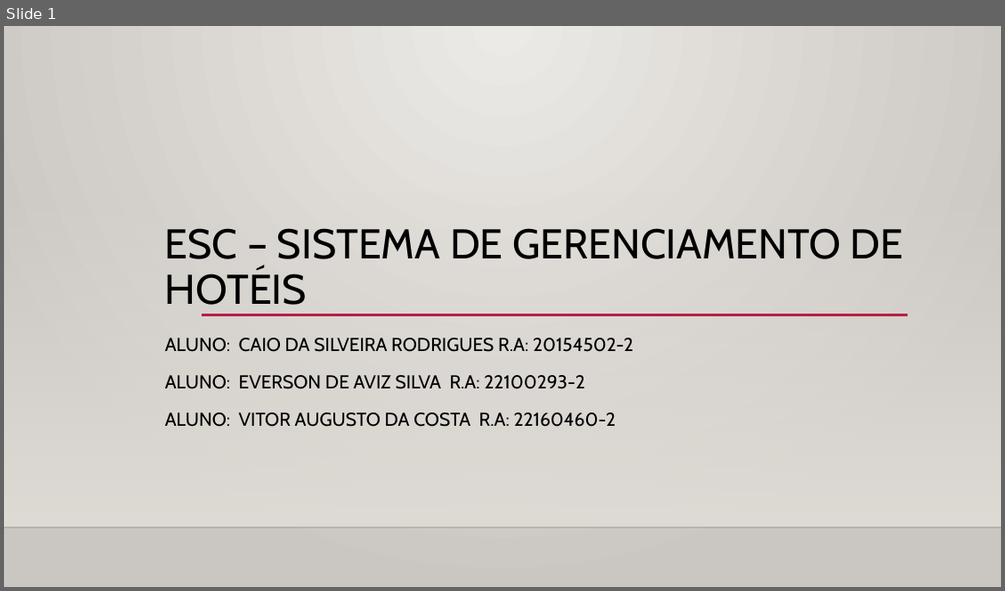
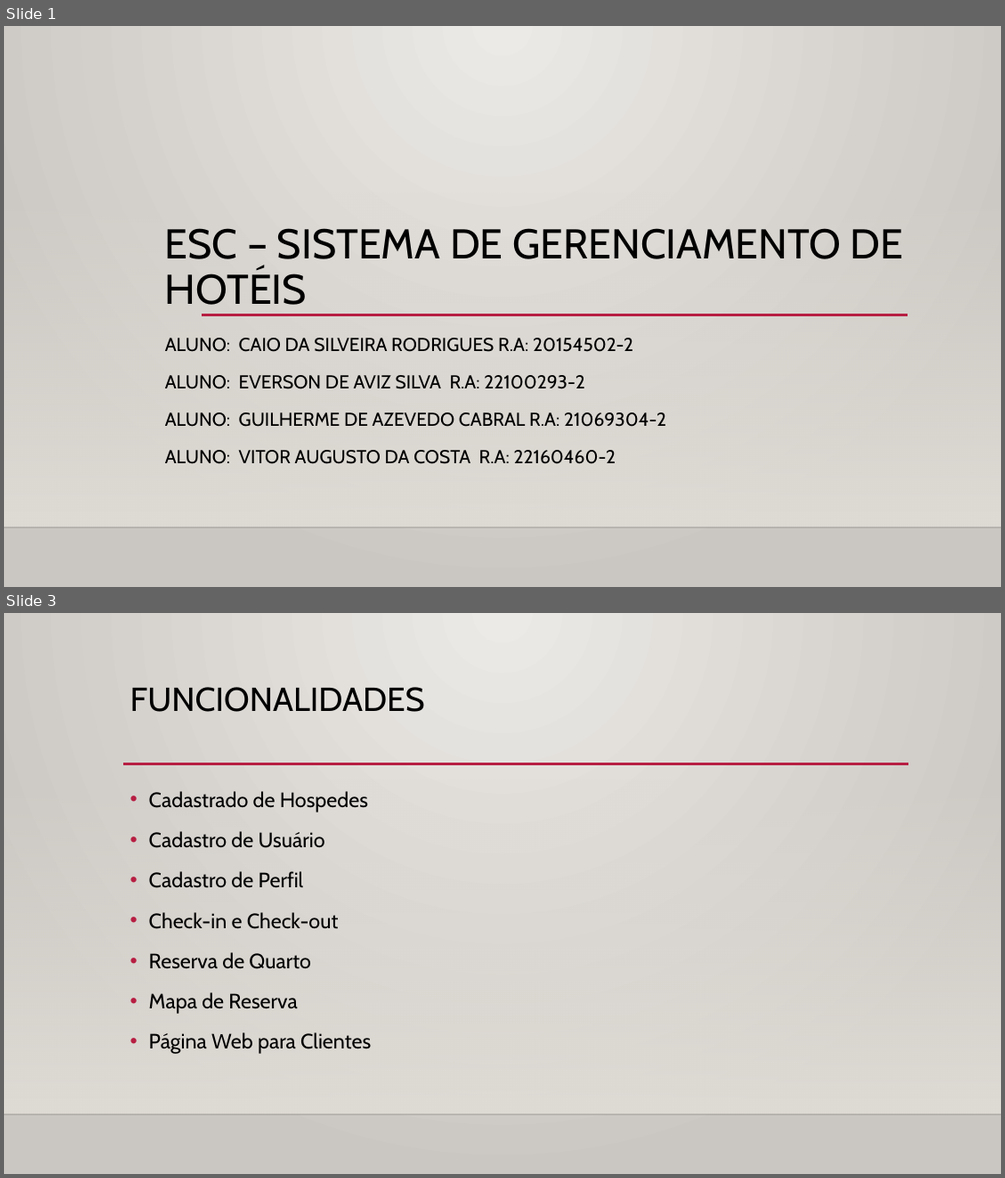
Before and after one commit to Esc-Sistema-de-Gerenciamento-de-Hoteis/Apresentacoes, a slide deck: ESC - Sistema de Gerenciamento de Hoteis.pptx. Shown one above the other, each under a label of ours: slide 1 before the commit, slides 1 and 3 after it; the slides between them are not shown. The pictures are 1005x591 and 1005x1178 pixels, drawn with LibreOffice and Linux fonts; fonts in the diff are those of the drawing; background and template pictures are left out. Boxes give left, top, right and bottom in pixels: in the first picture for what was removed or moved away, otherwise in the second. Text is boxed around its words. In the diff, an @@ line names an element or a change of style, - is before the commit and + after.

```diff
--- a/ESC - Sistema de Gerenciamento de Hoteis.pptx
+++ b/ESC - Sistema de Gerenciamento de Hoteis.pptx
@@ slide 3 added at <box>4,613,1001,1174</box>, background gradient #ECEAE7 to #CAC7C1; not listed: 2 template elements that a slide beside it also shows @@
@@ title added at <box>130,687,425,712</box>, 32 pt, text #000000 @@
+FUNCIONALIDADES
@@ line added from (123, 764) to (909, 764), #B71E42 2.5 pt @@
@@ text added at <box>149,791,371,1054</box>, 20 pt, text #000000 @@
+• Cadastrado de Hospedes
+• Cadastro de Usuário
+• Cadastro de Perfil
+• Check-in e Check-out
+• Reserva de Quarto
+• Mapa de Reserva
+• Página Web para Clientes
@@ slide 1 changed as well @@
@@ subtitle at <box>165,412,666,426</box>: paragraph added @@
+ALUNO: GUILHERME DE AZEVEDO CABRAL R.A: 21069304-2
```
Also in this commit, not shown: 2 other slides changed, 3 slides removed, 3 other files.
